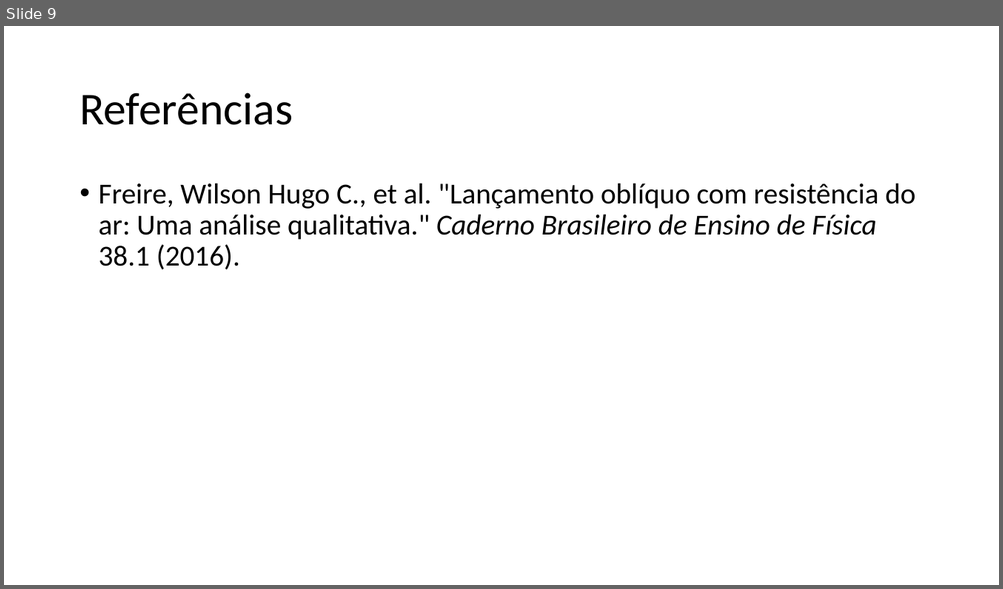
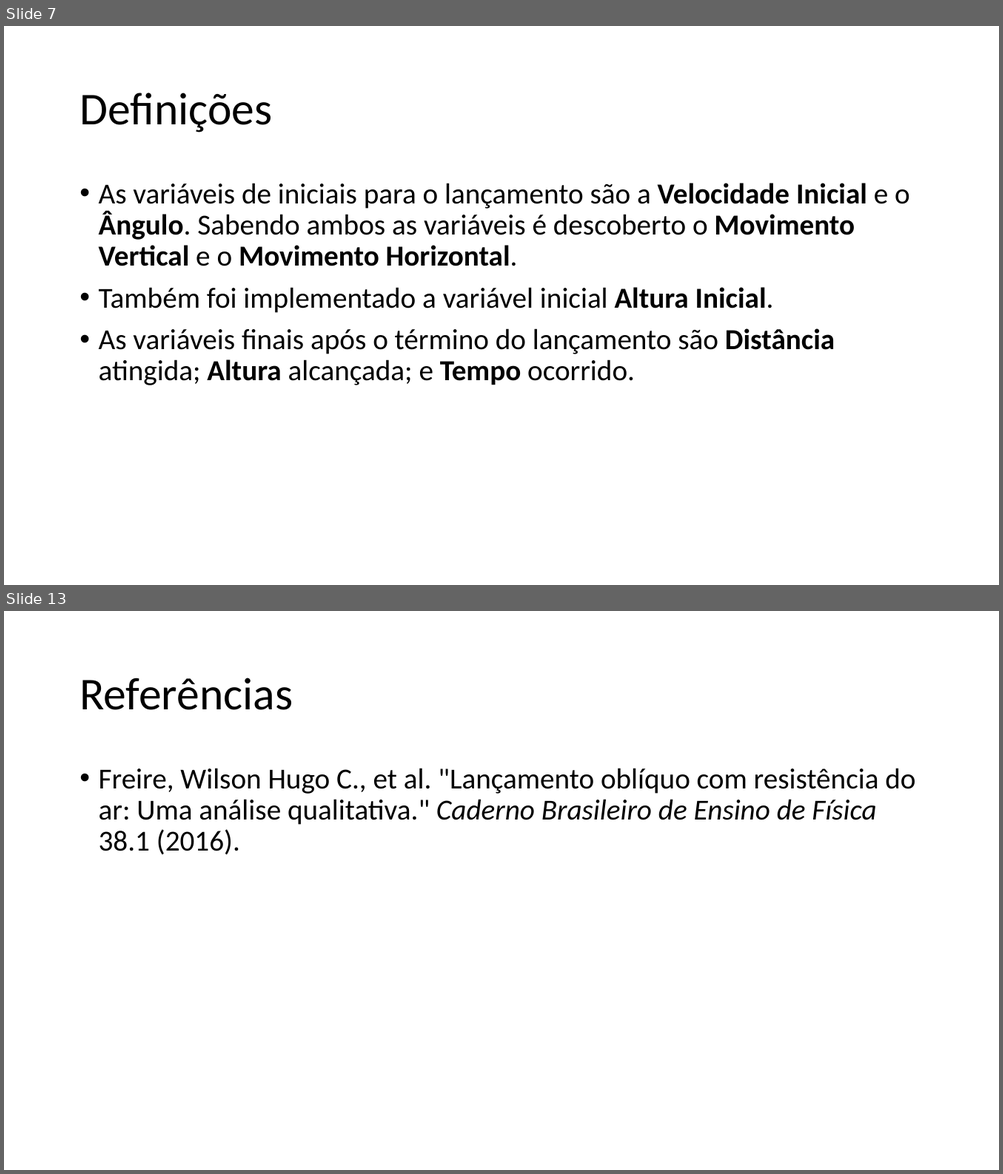
Before and after one commit to jonatanrinckus/SimulacaoDiscretaTrabalhoM2, a slide deck: new/Estudo Modelagem Bifocal.pptx. Shown one above the other, each under a label of ours: slide 9 before the commit, slides 7 and 13 after it; the slides between them are not shown. The pictures are 1003x589 and 1003x1174 pixels, drawn with LibreOffice and Linux fonts; fonts in the diff are those of the drawing. Boxes give left, top, right and bottom in pixels: in the first picture for what was removed or moved away, otherwise in the second. Text is boxed around its words. In the diff, an @@ line names an element or a change of style, - is before the commit and + after.

```diff
--- a/new/Estudo Modelagem Bifocal.pptx
+++ b/new/Estudo Modelagem Bifocal.pptx
@@ slide 7 added at (x1=4, y1=26, x2=999, y2=585), background #FFFFFF @@
@@ title added at (x1=79, y1=93, x2=272, y2=133), 44 pt, text #000000 @@
+Definições
@@ text added at (x1=99, y1=183, x2=910, y2=386), 28 pt, text #000000 @@
+• As variáveis de iniciais para o lançamento são a Velocidade Inicial e o Ângulo. Sabendo ambos as variáveis é descoberto o Movimento Vertical e o Movimento Horizontal.
+• Também foi implementado a variável inicial Altura Inicial.
+• As variáveis finais após o término do lançamento são Distância atingida; Altura alcançada; e Tempo ocorrido.
@@ what was slide 9 is now slide 13 @@
```
Also in this commit, not shown: 7 slides changed, 3 other slides added.
